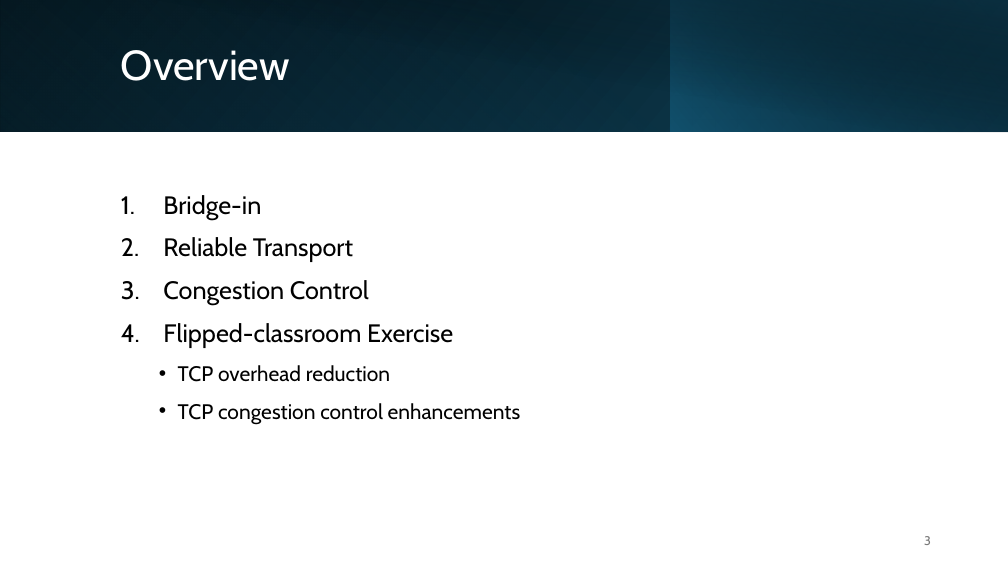
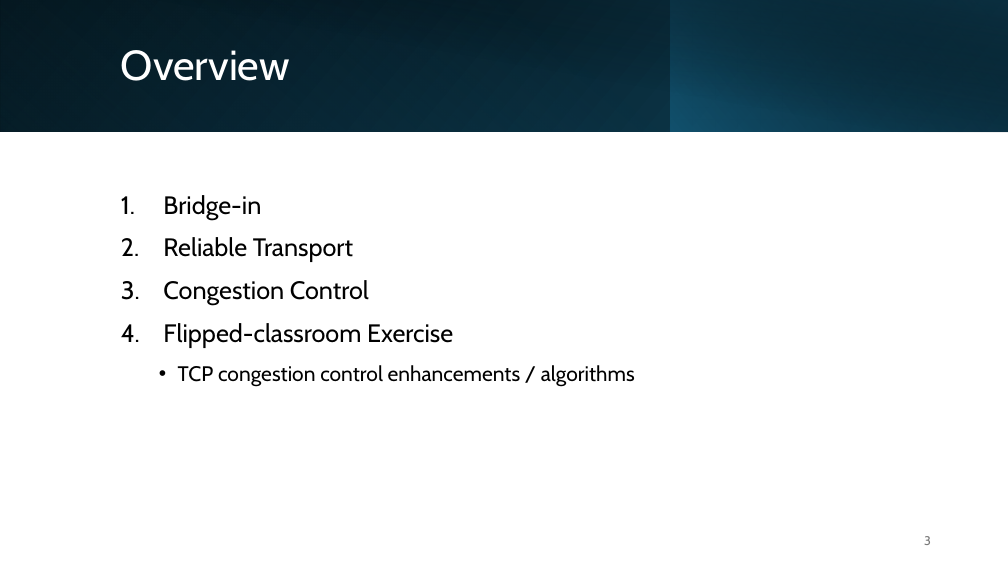
Before and after one commit to michaelgalle/ComputerNetworks, a slide deck: slide 3 of Introduction to Networks - TCP congestion - slides.pptx. Drawn at 1008x567 pixels with LibreOffice and Linux fonts; fonts in the diff are those of the drawing. Boxes give left, top, right and bottom in pixels: in the first picture for what was removed or moved away, otherwise in the second. Text is boxed around its words. In the diff, an @@ line names an element or a change of style, - is before the commit and + after.

```diff
--- a/Introduction to Networks - TCP congestion - slides.pptx
+++ b/Introduction to Networks - TCP congestion - slides.pptx
@@ text at (x1=178, y1=365, x2=635, y2=387): text changed @@
-  • TCP overhead reduction
-  • TCP congestion control enhancements
+  • TCP congestion control enhancements / algorithms
```
Also in this commit, not shown: 15 other slides changed, 1 slide added, 1 other file.
